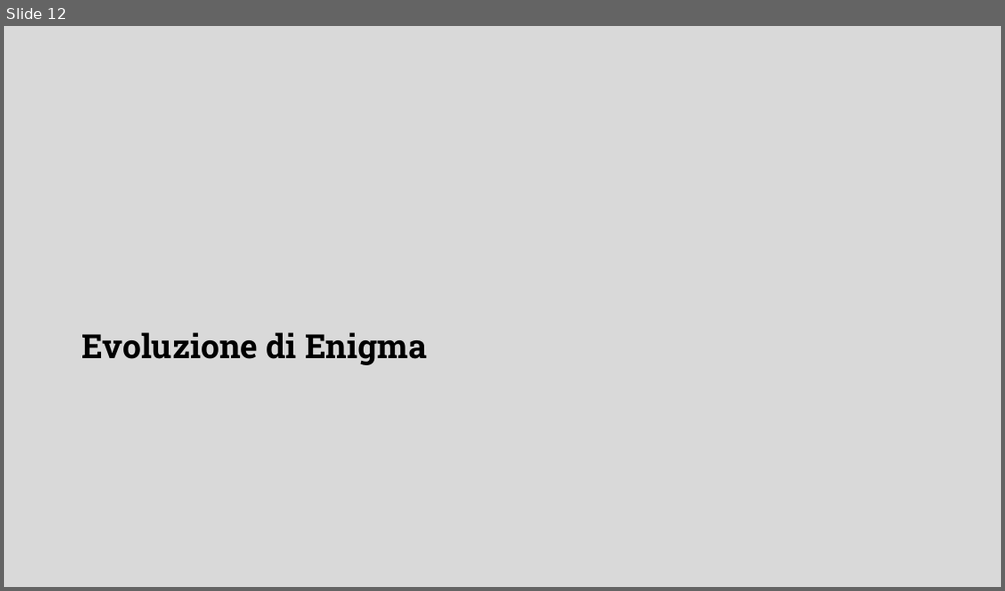
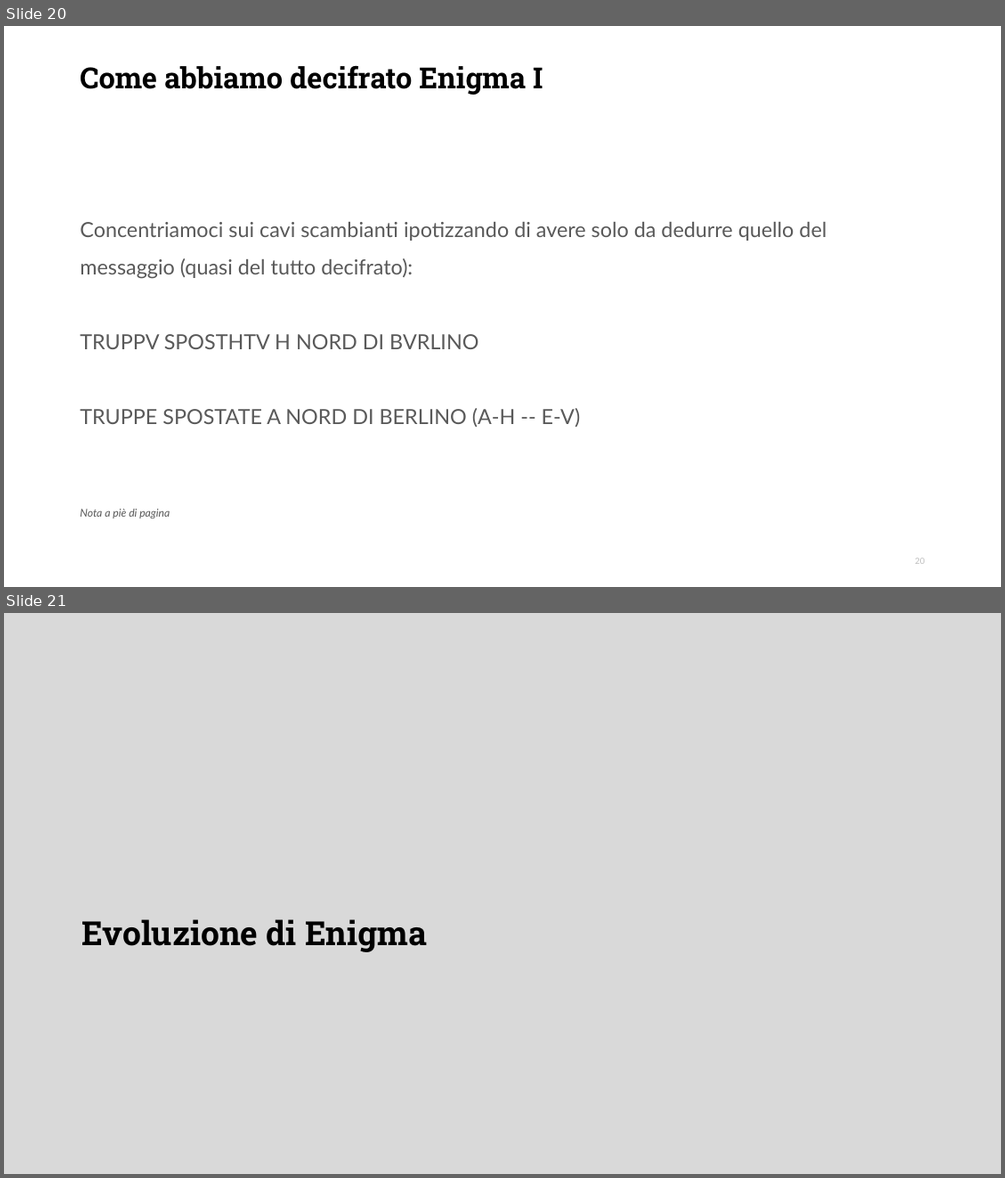
Before and after one commit to DanieleFerretti03/tesi-enigma, a slide deck: presentazione.odp. Shown one above the other, each under a label of ours: slide 12 before the commit, slides 20 and 21 after it. The pictures are 1005x591 and 1005x1178 pixels, drawn with LibreOffice and Linux fonts; fonts in the diff are those of the drawing; background and template pictures are left out. Boxes give left, top, right and bottom in pixels: in the first picture for what was removed or moved away, otherwise in the second. Text is boxed around its words. In the diff, an @@ line names an element or a change of style, - is before the commit and + after.

Commit message:
Completato capitolo Come abbiamo decifrato Enigma I

```diff
--- a/presentazione.odp
+++ b/presentazione.odp
@@ slide 20 added at bbox=[4, 26, 1001, 587], background #FFFFFF @@
@@ title added at bbox=[80, 65, 542, 95], 28 pt, text #000000, bold @@
+Come abbiamo decifrato Enigma I
@@ text added at bbox=[80, 222, 826, 426], 20 pt, text #595959 @@
+Concentriamoci sui cavi scambianti ipotizzando di avere solo da dedurre quello del messaggio (quasi del tutto decifrato):
+TRUPPV SPOSTHTV H NORD DI BVRLINO
+TRUPPE SPOSTATE A NORD DI BERLINO (A-H -- E-V)
@@ text added at bbox=[80, 508, 170, 518], 10.5 pt, text #595959, italic @@
+Nota a piè di pagina
@@ page number added at bbox=[914, 557, 924, 564], 8.2 pt, text #BFBFBF @@
+20
@@ what was slide 12 is now slide 21 @@
```
Also in this commit, not shown: 1 slide changed, 9 other slides added, 1 slide removed, 1 other file.
